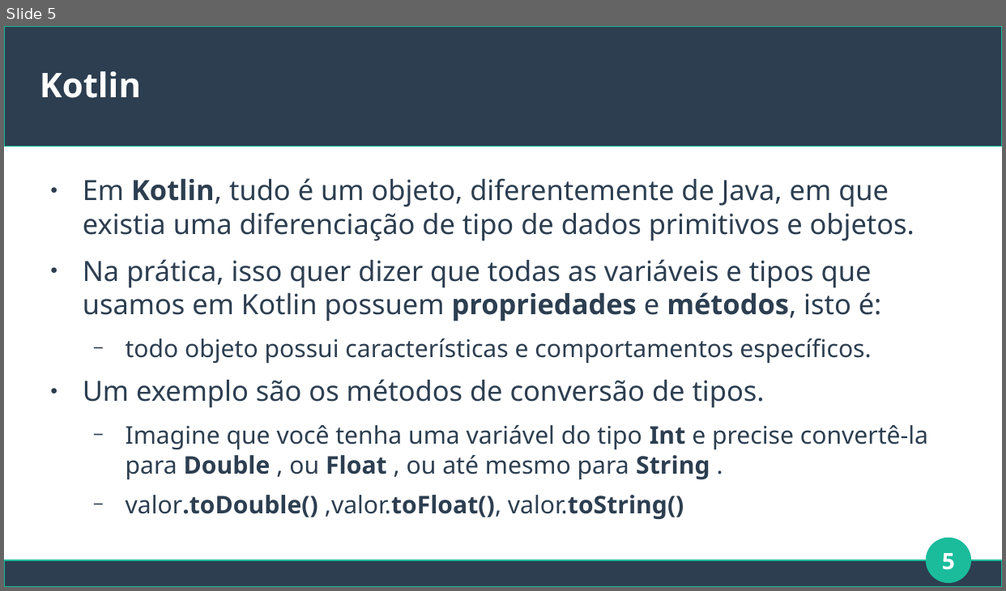
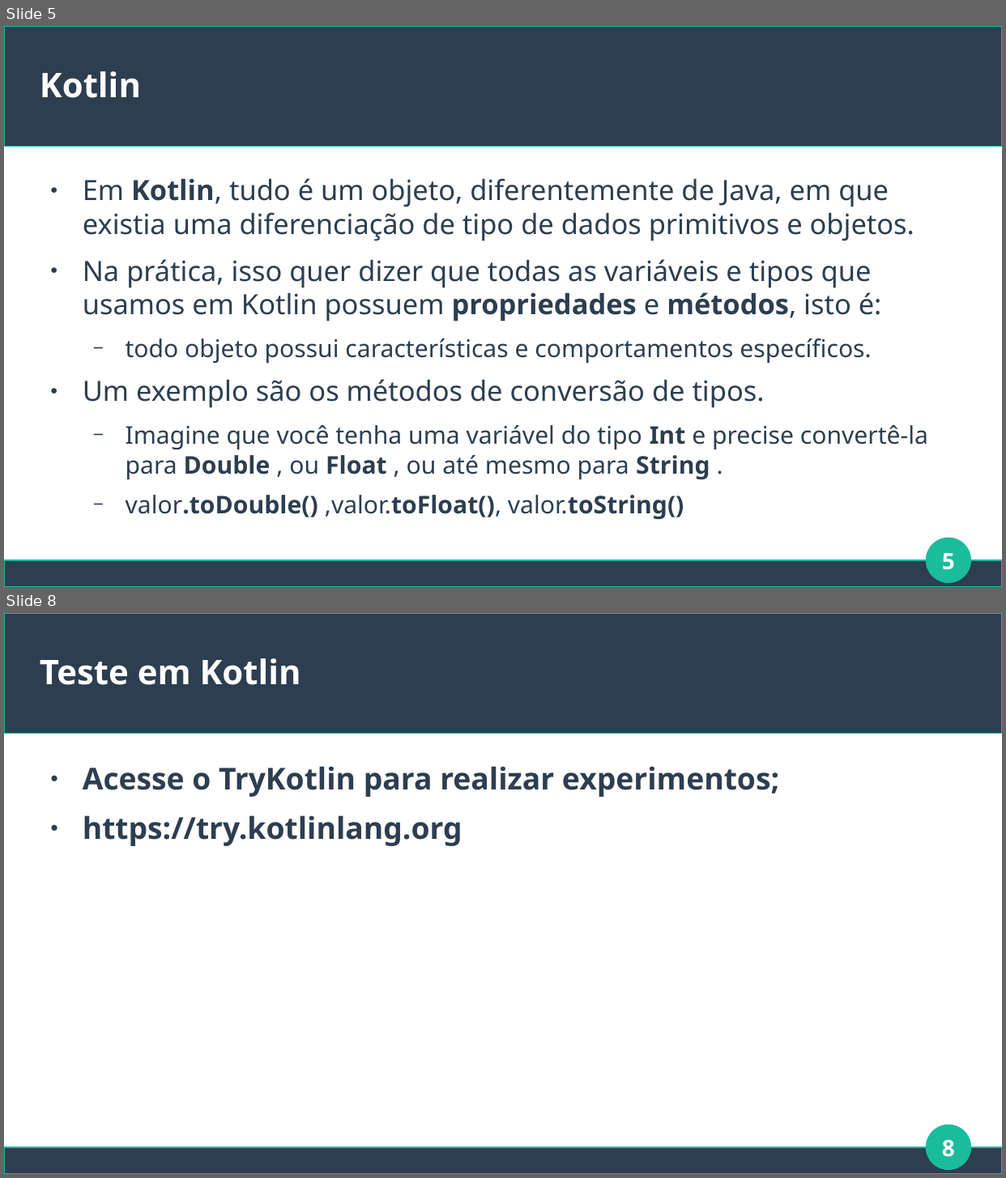
Before and after one commit to brunomaion/aulas, a slide deck: Mobile/Aula5-Kotlin/Aula5-Kotlin.odp. Shown one above the other, each under a label of ours: slide 5 before the commit, slides 5 and 8 after it; the slides between them are not shown. The pictures are 1006x591 and 1006x1178 pixels, drawn with LibreOffice and Linux fonts; fonts in the diff are those of the drawing. Boxes give left, top, right and bottom in pixels: in the first picture for what was removed or moved away, otherwise in the second. Text is boxed around its words. In the diff, an @@ line names an element or a change of style, - is before the commit and + after.

```diff
--- a/Mobile/Aula5-Kotlin/Aula5-Kotlin.odp
+++ b/Mobile/Aula5-Kotlin/Aula5-Kotlin.odp
@@ slide 8 added at [4,613,1002,1174], background #FFFFFF; not listed: 3 template elements that a slide beside it also shows @@
@@ title added at [40,658,301,685], 27 pt, text #FFFFFF, bold @@
+Teste em Kotlin
@@ text added at [83,766,779,846], 24 pt, text #2C3E50, bold @@
+● Acesse o TryKotlin para realizar experimentos;
+● https://try.kotlinlang.org
@@ page number added at [942,1140,955,1157], 18 pt, text #FFFFFF, bold @@
+8
```
Also in this commit, not shown: 1 slide changed, 4 other slides added, 6 slides removed, 1 other file.
